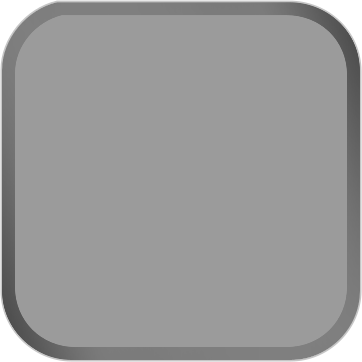
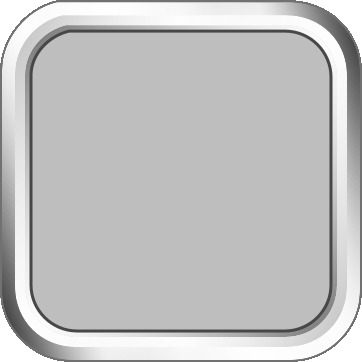
Two versions of the same layered image (362x362). Layer-by-layer changes:
hid "Disabled #1" over [15, 15, 347, 347]
hid "Disabled" over [2, 2, 360, 360]
hid "Button up Hover" over [15, 15, 347, 347]
showed "Hover down" over [31, 31, 331, 331]
painted on "Normal" over [0, 0, 362, 362]
